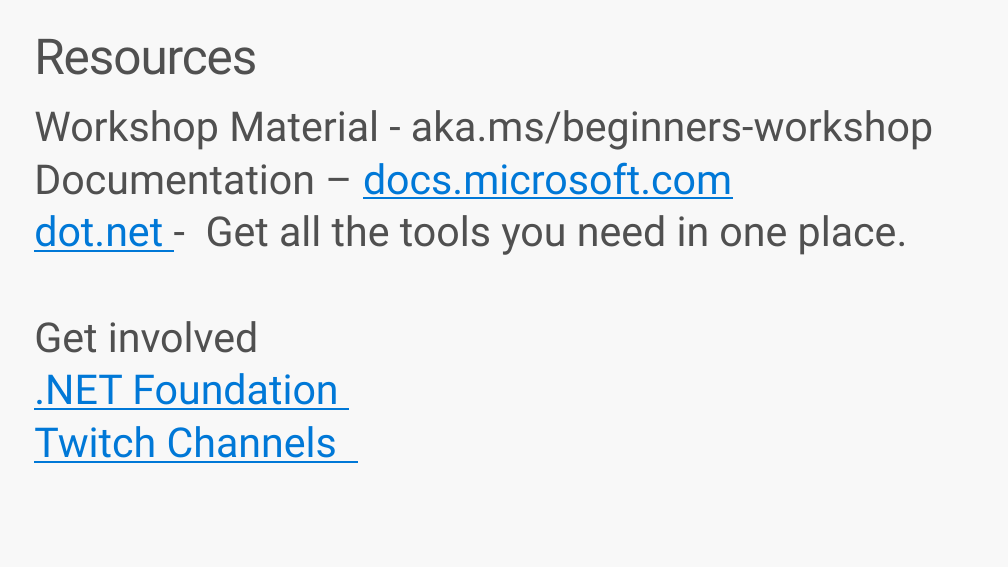
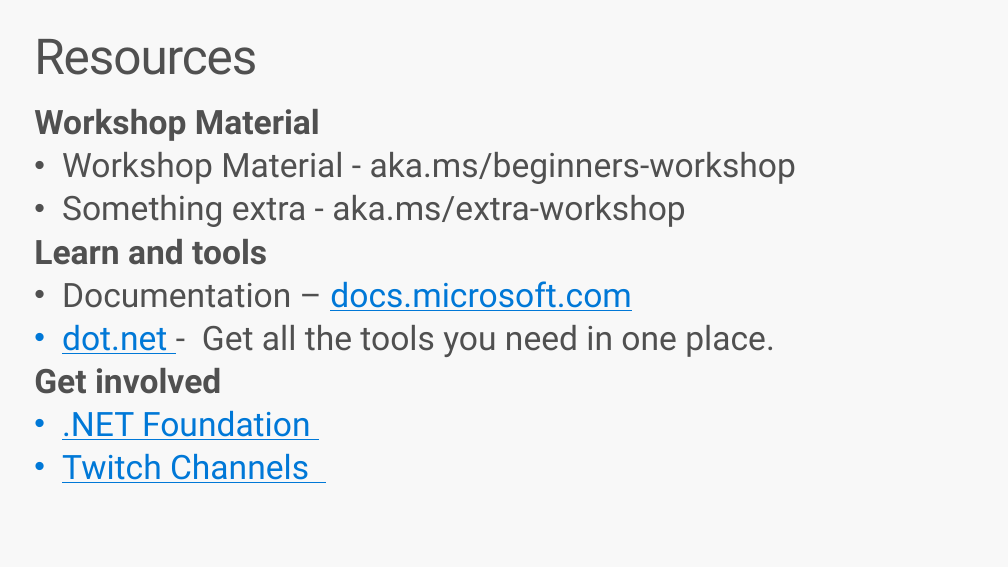
Before and after one commit to dotnet-presentations/aspnetcore-for-beginners, a slide deck: slide 14 of deck/ASP.NETCore_Beginners.pptx. Drawn at 1008x567 pixels with LibreOffice and Linux fonts; fonts in the diff are those of the drawing. Boxes give left, top, right and bottom in pixels: in the first picture for what was removed or moved away, otherwise in the second. Text is boxed around its words. In the diff, an @@ line names an element or a change of style, - is before the commit and + after.

Commit message:
Updated slides

```diff
--- a/deck/ASP.NETCore_Beginners.pptx
+++ b/deck/ASP.NETCore_Beginners.pptx
@@ text at <box>34,109,320,141</box>: paragraph added @@
+Workshop Material
@@ text at <box>34,152,796,483</box>: size 39.2 to 32 pt in "Workshop Material - aka.ms/beginners-workshop", "Documentation – docs.microsoft.com", "dot.net - Get all the tools you ...", "Get involved" and 2 more places; bold on in "Get involved"; bullet none to •; less space between paragraphs @@
@@ text at <box>34,195,685,265</box>: paragraphs added @@
+• Something extra - aka.ms/extra-workshop
+Learn and tools
```
Also in this commit, not shown: 1 other slide changed.
